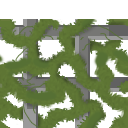
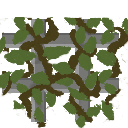
Layers edited between the first and the second 128×128 image:
added group "Текстура" with 7 layers above "Слой 6" over [left=0, top=17, right=128, bottom=128]
showed "Слой 8", moved it into group "Текстура", painted on it over [left=0, top=17, right=128, bottom=128]
removed layer "Слой 7" over [left=0, top=19, right=128, bottom=128]
moved "Слой 1" into group "Текстура", painted on it over [left=0, top=19, right=128, bottom=128]
showed "Слой 6", painted on it over [left=121, top=77, right=128, bottom=107]
